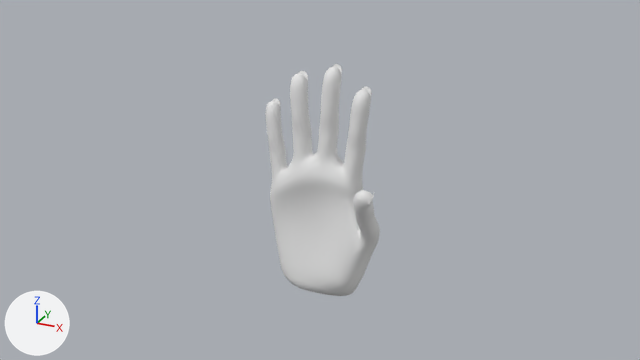
The Blender file Assets/Entitys/Models/hand/Blender/hand.blend, before and after one commit.
Both versions are drawn from the file's camera 'Camera'. The lights are fixed; the arrows at lower left show +X, +Y and +Z.

Objects in the first picture: 'hand'.
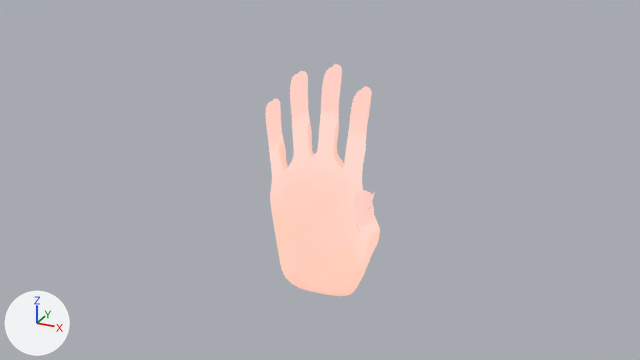
Changed parts and their boxes [x1, y1, x2, y2] in the pictures (640 x 360 px):
'hand', surface changed (grey to beige): [265, 64, 380, 296] in both

Patch to the scene script:
```diff
--- a/Assets/Entitys/Models/hand/Blender/hand.blend.py
+++ b/Assets/Entitys/Models/hand/Blender/hand.blend.py
@@ img_hand_basecolor_png @@
+img_hand_basecolor_png = load_image('Hand_basecolor.png', '../Hand_basecolor.png', 2048, 2048, 'sRGB')
@@ mat_material @@
 _N = mat_material.node_tree.nodes; _L = mat_material.node_tree.links
-n0 = _N.new('ShaderNodeOutputMaterial'); n0.name = 'Material Output.002'
-n1 = _N.new('ShaderNodeBsdfDiffuse'); n1.name = 'Diffuse BSDF'
-_L.new(n1.outputs[0], n0.inputs[0])  # 'BSDF' to 'Surface'
+n2 = _N.new('ShaderNodeOutputMaterial'); n2.name = 'Material Output'
+n3 = _N.new('ShaderNodeTexImage'); n3.name = '画像テクスチャ'
+n3.image = img_hand_basecolor_png
+_L.new(n3.outputs[0], n2.inputs[0])  # 'Color' to 'Surface'
```
